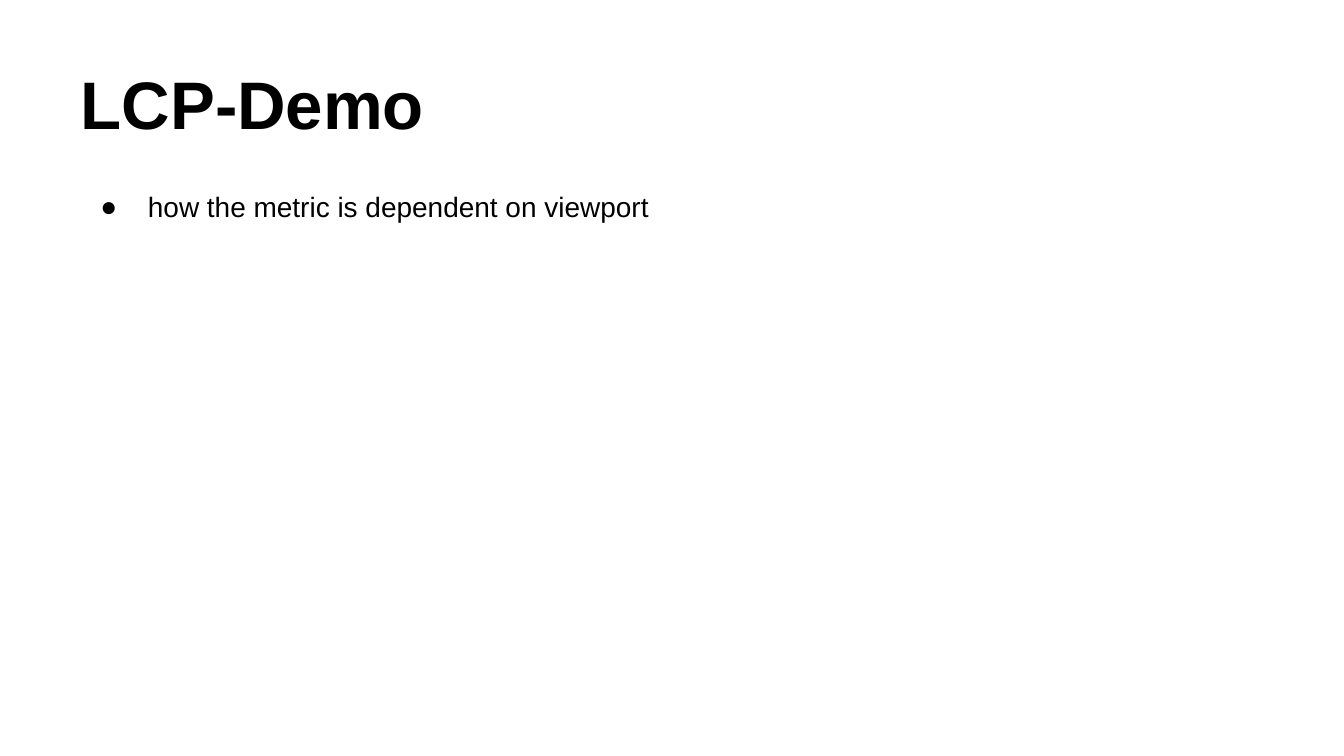
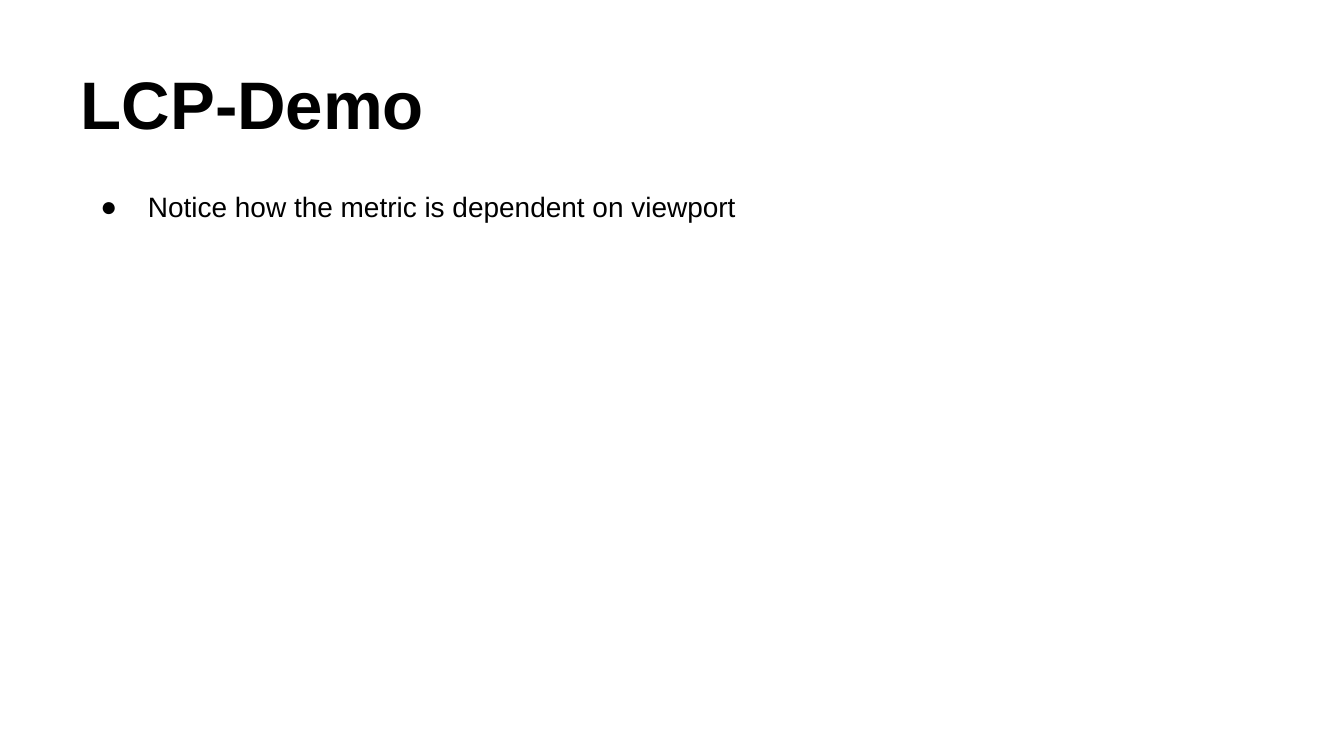
Before and after one commit to pratheeshrussell/webvitals-testing, a slide deck: slide 8 of WebVital.pptx (slide 7 before the commit). Drawn at 1344x756 pixels with LibreOffice and Linux fonts; fonts in the diff are those of the drawing. Boxes give left, top, right and bottom in pixels: in the first picture for what was removed or moved away, otherwise in the second. Text is boxed around its words. In the diff, an @@ line names an element or a change of style, - is before the commit and + after.

```diff
--- a/WebVital.pptx
+++ b/WebVital.pptx
@@ text at (148,196,735,223): text changed @@
-● how the metric is dependent on viewport
+● Notice how the metric is dependent on viewport
```
Also in this commit, not shown: 5 other slides changed, 2 slides added.
